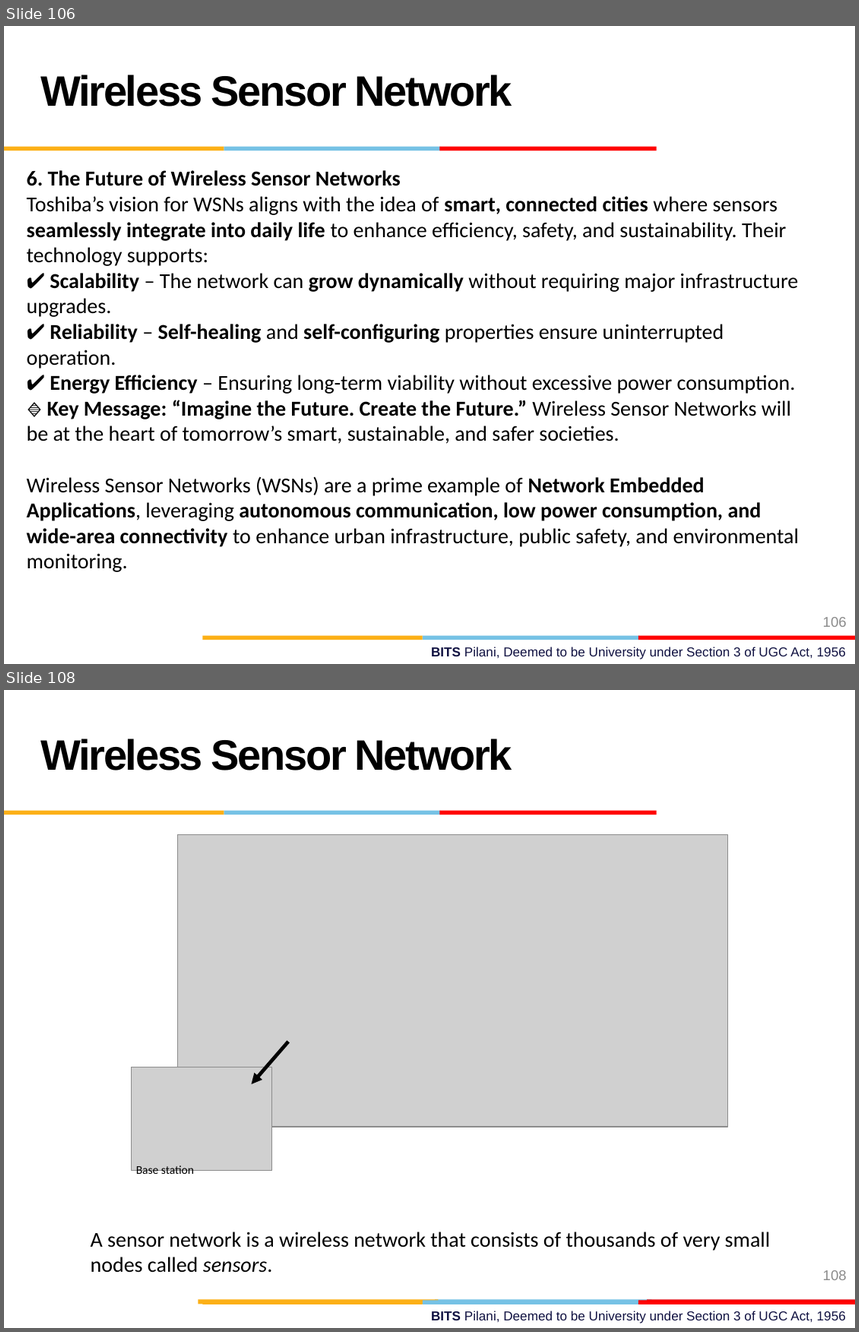
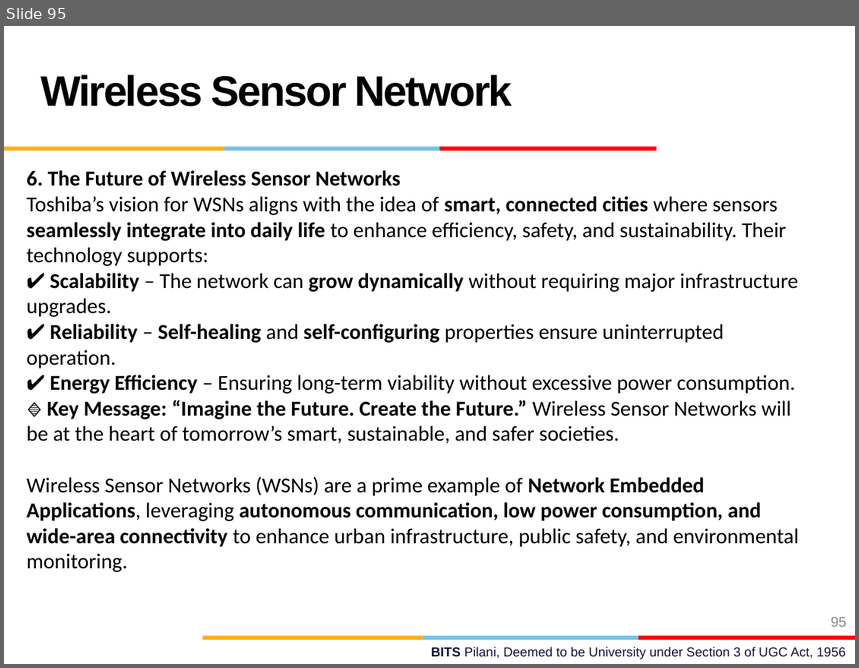
Before and after one commit to AbidKhan01ak/Mtech-7th-Sem, a slide deck: NEA/NEA.pptx. Shown one above the other, each under a label of ours: slides 106 and 108 before the commit, slide 95 after it; the slides between them are not shown. The pictures are 859x1332 and 859x668 pixels, drawn with LibreOffice and Linux fonts; fonts in the diff are those of the drawing; grey boxes stand for pictures; background and template pictures are left out. Boxes give left, top, right and bottom in pixels: in the first picture for what was removed or moved away, otherwise in the second. Text is boxed around its words. In the diff, an @@ line names an element or a change of style, - is before the commit and + after.

```diff
--- a/NEA/NEA.pptx
+++ b/NEA/NEA.pptx
@@ slide 108 removed at box(4, 690, 855, 1328), background #FFFFFF; not listed: 7 template elements that a slide beside it also shows @@
@@ text removed at box(41, 739, 512, 771) @@
-Wireless Sensor Network
@@ group removed at box(132, 834, 728, 1184): 2 pictures, 1 arrow, 1 free @@
-Base station
@@ text removed at box(91, 1232, 771, 1273) @@
-A sensor network is a wireless network that consists of thousands of very small nodes called sensors.
@@ page number removed at box(823, 1271, 847, 1281) @@
-108
@@ rectangle removed at box(198, 1300, 438, 1304) @@
@@ rectangle removed at box(435, 1300, 652, 1304) @@
@@ rectangle removed at box(647, 1300, 855, 1304) @@
@@ what was slide 106 is now slide 95 @@
@@ page number at box(831, 617, 847, 627): text changed @@
-106
+95
```
Also in this commit, not shown: 4 slides changed, 13 slides added, 35 other slides removed.
